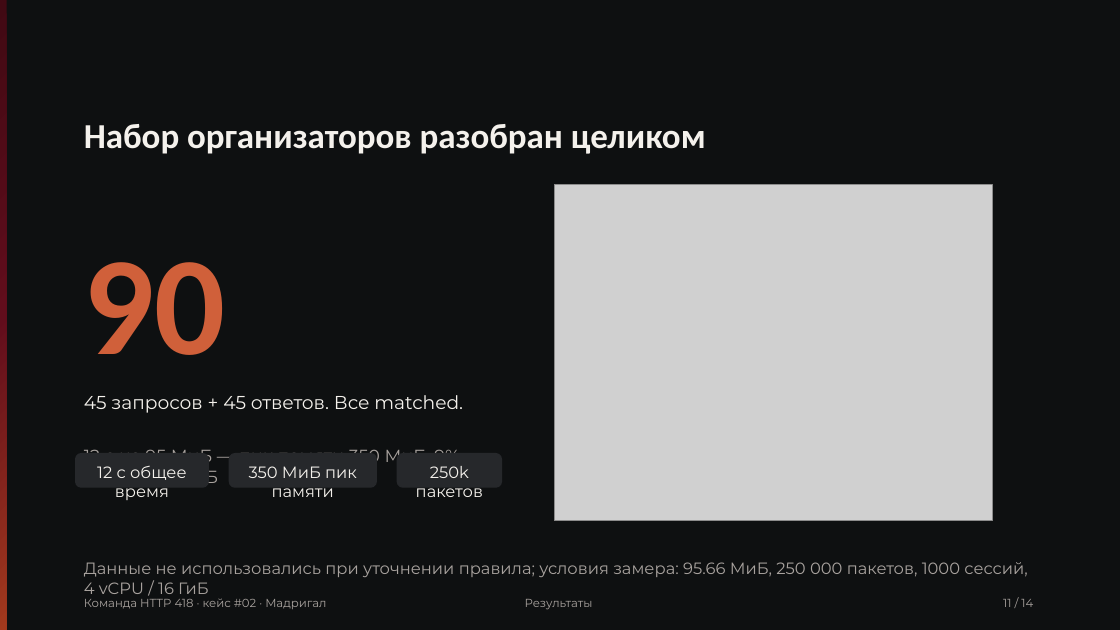
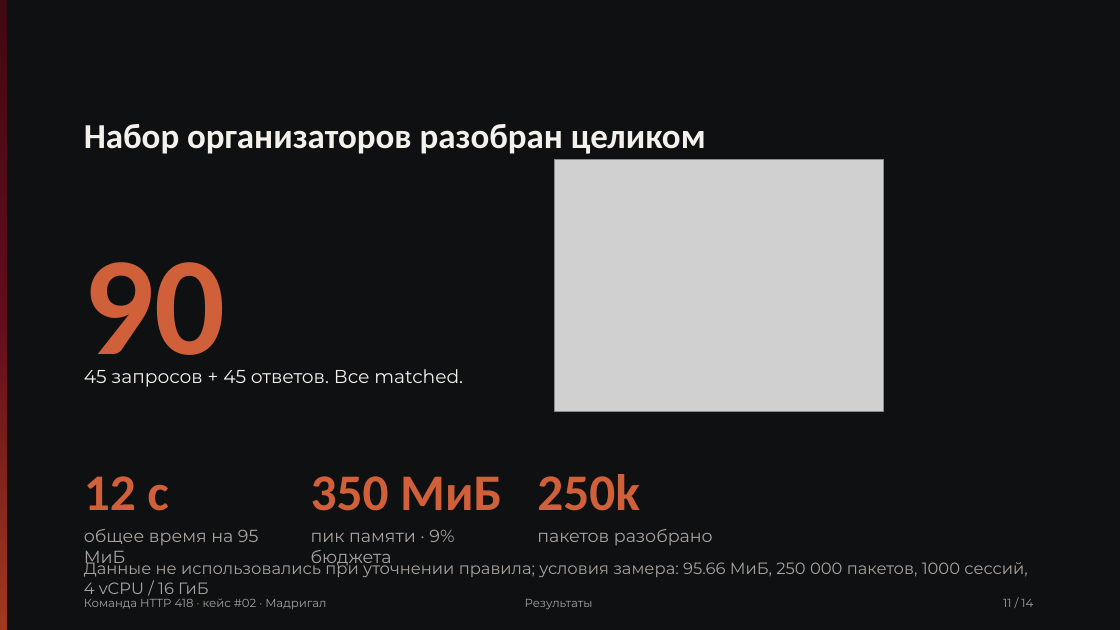
Before and after one commit to Pavel1778/madrigal-protocol-lab, a slide deck: slide 11 of presentation/slides.pptx. Drawn at 1120x630 pixels with LibreOffice and Linux fonts; fonts in the diff are those of the drawing; grey boxes stand for pictures. Boxes give left, top, right and bottom in pixels: in the first picture for what was removed or moved away, otherwise in the second. Text is boxed around its words. In the diff, an @@ line names an element or a change of style, - is before the commit and + after.

Commit message:
feat(presentation): add large-number accents and bump deck to v1.1.0
Slide 9 leads with the correction result (80 -> 0 counterexamples) and
slide 11 with the corpus figures (12 s, 350 MiB, 250k packets), matching
the redesign while keeping the brand fonts and burgundy accent. Bars and
accents are re-fit so nothing reaches the footer band on either deck.

```diff
--- a/presentation/slides.pptx
+++ b/presentation/slides.pptx
@@ picture: place and size @@
-picture at (555, 185, 993, 521)
+picture at (555, 160, 883, 412)
@@ text "45 запросов + 45 ответов. ...": place and size @@
-text "45 запросов + 45 ответов. ..." at (84, 395, 463, 413)
+text "45 запросов + 45 ответов. ..." at (84, 369, 463, 387)
@@ vertical alignment top to bottom in 3 elements at (84, 476, 168, 511), (311, 476, 502, 511), (537, 474, 640, 511) @@
@@ rounded rectangle removed at (76, 454, 208, 487) @@
@@ text at (84, 476, 168, 511): text changed; size 14 to 44 pt; font Montserrat to Calibri; text colour #F4F1EC to #D0603A; bold on @@
-12 с общее время
+12 с
@@ text removed at (84, 450, 459, 483) @@
-12 с на 95 МиБ — пик памяти 350 МиБ, 9% бюджета 4 ГиБ
@@ rounded rectangle removed at (229, 454, 376, 487) @@
@@ text at (311, 476, 502, 511): text changed; size 14 to 44 pt; font Montserrat to Calibri; text colour #F4F1EC to #D0603A; bold on @@
-350 МиБ пик памяти
+350 МиБ
@@ rounded rectangle removed at (397, 454, 502, 487) @@
@@ text at (537, 474, 640, 511): text changed; size 14 to 44 pt; font Montserrat to Calibri; text colour #F4F1EC to #D0603A; bold on @@
-250k пакетов
+250k
@@ text added at (84, 529, 259, 568), 15 pt, text #A8A29E @@
+общее время на 95 МиБ
@@ text added at (311, 529, 454, 568), 15 pt, text #A8A29E @@
+пик памяти · 9% бюджета
@@ text added at (537, 529, 713, 546), 15 pt, text #A8A29E @@
+пакетов разобрано
```
Also in this commit, not shown: 2 other slides changed, 9 other files.
